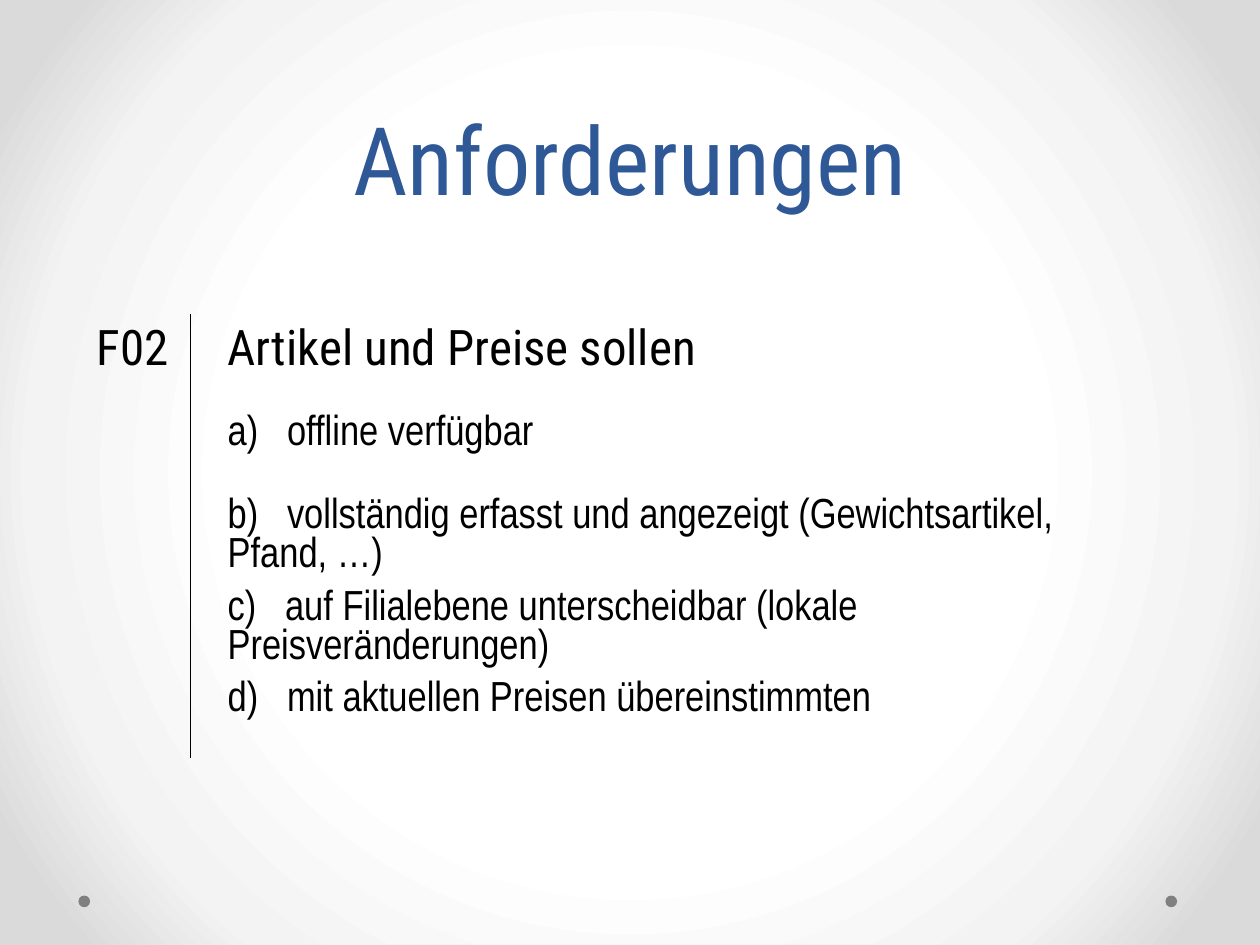
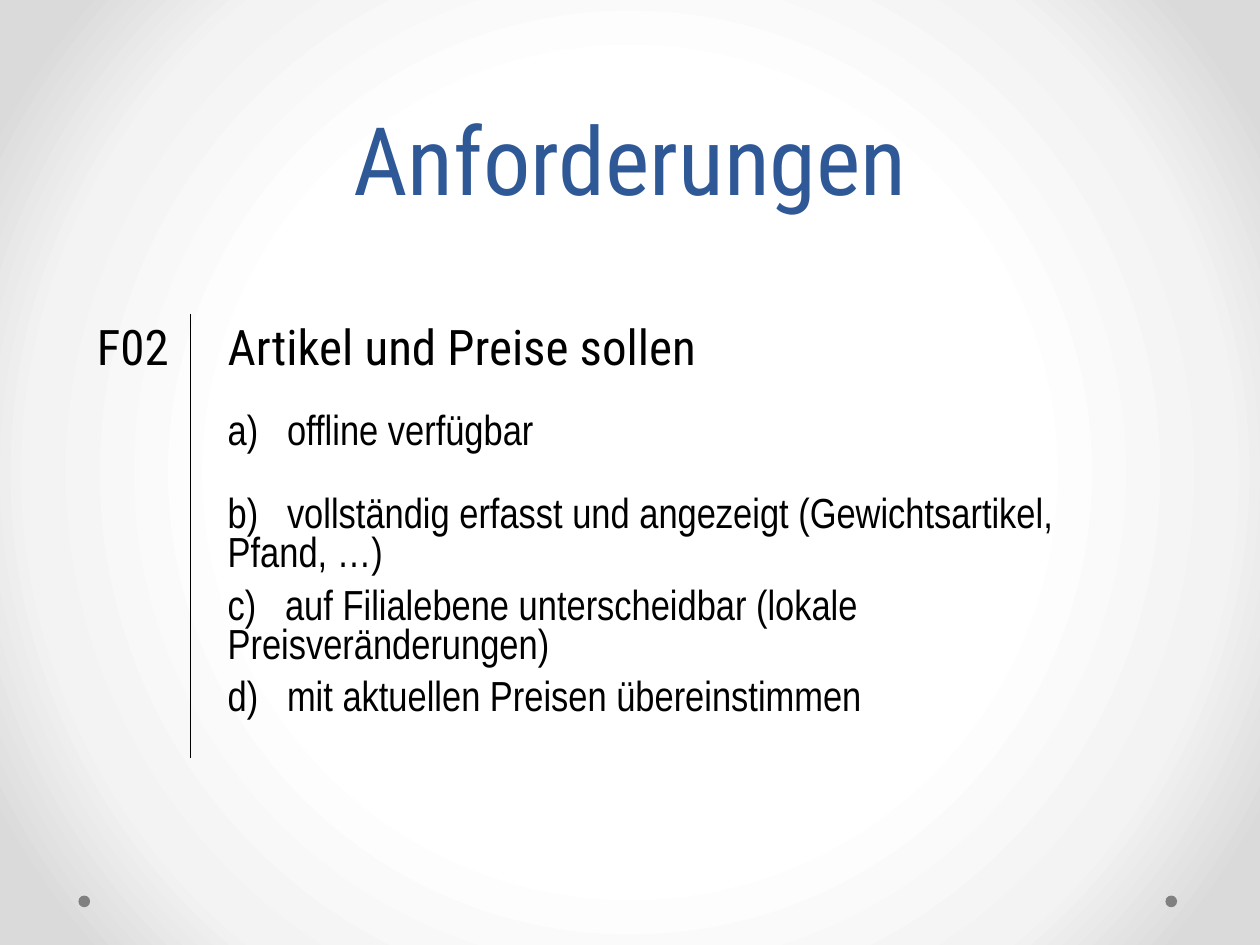
Before and after one commit to ss-proto/PA2, a slide deck: slide 8 of presentation/ss-proto.pptx. Drawn at 1260x945 pixels with LibreOffice and Linux fonts; fonts in the diff are those of the drawing. Boxes give left, top, right and bottom in pixels: in the first picture for what was removed or moved away, otherwise in the second. Text is boxed around its words. In the diff, an @@ line names an element or a change of style, - is before the commit and + after.

```diff
--- a/presentation/ss-proto.pptx
+++ b/presentation/ss-proto.pptx
@@ table at box(84, 314, 1166, 741) @@
-row 5, column 2: d) mit aktuellen Preisen übereinstimmten
+row 5, column 2: d) mit aktuellen Preisen übereinstimmen
```
Also in this commit, not shown: 5 other slides changed, 1 slide added, 31 other files.
